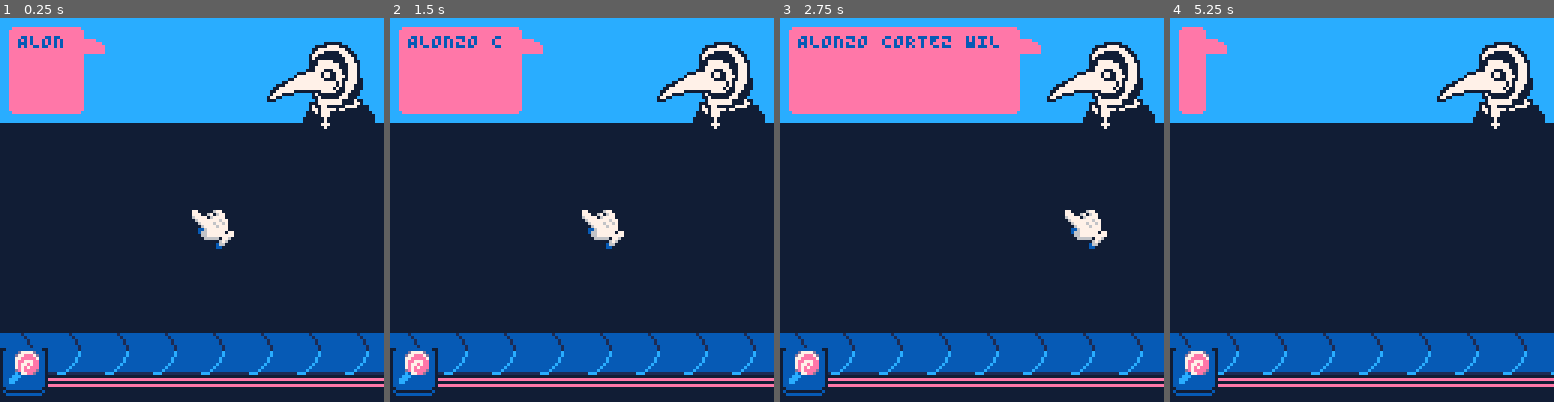
Above: before the commit, frames 1-4 (left to right).
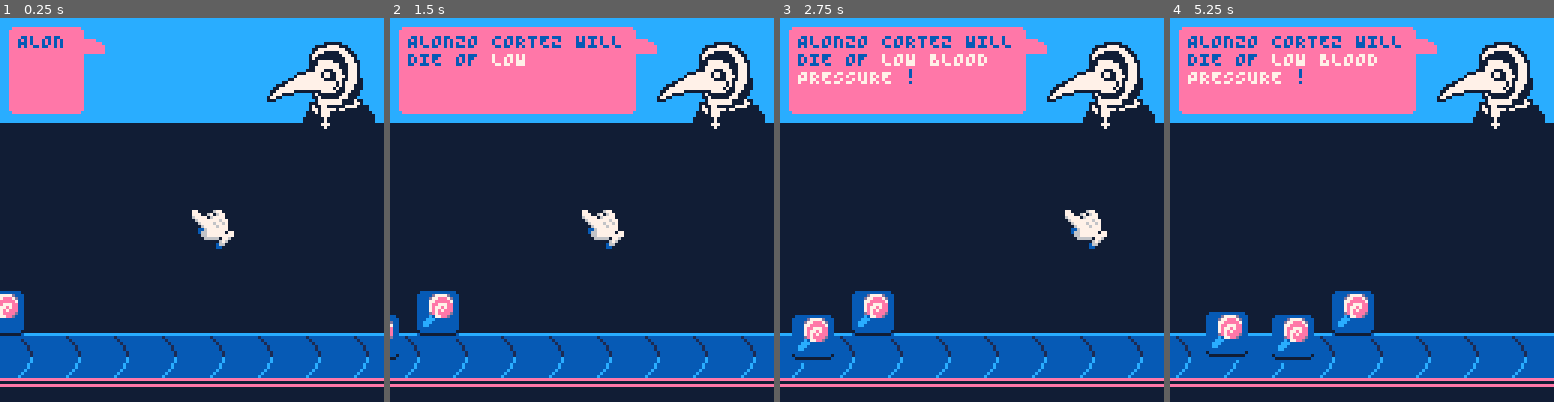
Above: after the commit, the same moments.

Repository: Yolwoocle/minijam_112
Game: PICO-8 cartridge minijam112.p8
The game is run twice, just before and just after one commit, with the same random seed, the same clock (stepped at 60 frames per second) and the same inputs.
Inputs:
- Up to frame 1 (0.25 s): no input
- Up to frame 2 (1.5 s): tap X (X key) at 0.33, 1.07 s
- Up to frame 3 (2.75 s): hold Right 1.6-2.1 s; tap X (X key) at 1.85 s; hold Right from 2.47 s (still down)
- Up to frame 4 (5.25 s): tap X (X key) at 2.97, 4.08, 5.2 s; release Right at 3.03 s; hold Left 3.08-3.58 s; hold Right 4.02-4.68 s; hold Left from 5.08 s (still down)

The runs differ from the first frame. In frame 1, 4.8% of the frame differs, in the area x 0-100%, y 71-99%; in frame 2, 13%; in frame 3, 7.2%; in frame 4, 19%, in the area x 0-100%, y 2-99%.

Commit message:
conver belt thing

Diff:
--- a/minijam112.p8
+++ b/minijam112.p8
@@ -34,9 +34,20 @@
 
 	g_ingredients={
 		{
-			i=ingredients.candy,
-			x=0,
-			y=110,
+			obj=ingredients.candy,
+			dobj=create_dobj(-30,rnd(10)+90)
+		},
+		{
+			obj=ingredients.candy,
+			dobj=create_dobj(-10,rnd(10)+90)
+		},
+		{
+			obj=ingredients.candy,
+			dobj=create_dobj(-52,rnd(10)+90)
+		},
+		{
+			obj=ingredients.candy,
+			dobj=create_dobj(-80,rnd(10)+90)
 		}
 	}
 end
@@ -44,7 +55,6 @@
 function _update60()
 	t+=1
 
-	if(btnp(❎))new_dialogue("ALONZO CORTEZ WILLDIE OF ","LOW BLOOD  PRESSURE")
 
 	if btnp(⬅️) then
 		c.sel_index-=1
@@ -57,6 +67,10 @@
 		sfx(61)
 	end
 
+	for ingredient in all(g_ingredients) do
+		local speed=0.2
+		ingredient.dobj.wx+=speed
+	end
 
 	parse_dialogue()
 	update_anim()
@@ -113,7 +127,7 @@
 	local _y=105
 	for i=0,10 do
 		local _x=-20+(i*16)+(t*0.2)%16
-		sspr(0,66,16,16,_x,_y)
+		sspr(0,64,16,16,_x,_y)
 	end
 	line(-5,_y+15,130,_y+15,3)
 	line(-5,_y+17,130,_y+17,3)
@@ -125,8 +139,8 @@
 end
 
 function draw_ingredients()
-	for i in all(g_ingredients) do
-		spr(i.i.spr, i.x, i.y, 2, 2)
+	for ingredient in all(g_ingredients) do
+		spr(ingredient.obj.spr, dx(ingredient.dobj), dy(ingredient.dobj), 2, 2)
 	end
 end
 
@@ -369,22 +383,22 @@
 00025555555510000000551555555000000000000000000000000000000000000000000000000000000000000000000000000000000000000000000000000000
 02255555551100000000551550155000000000000000000000000000000000000000000000000000000000000000000000000000000000000000000000000000
 21111111110000000000000000000000000000000000000000000000000000000000000000000000000000000000000000000000000000000000000000000000
-00555555555555000055555555555500005555555555550000555555555555000000000000000000000000000000000000000000000000000000000000000000
-055555555555555005552442555555500555555555555550055555d4444d55500000000000000000000000000000000000000000000000000000000000000000
-0555555fff5555500524455455425550055555555555555005555d443334d5500000000000000000000000000000000000000000000000000000000000000000
-05555fffffff55500544555544255550055554dd4455555005555443333345500000000000000000000000000000000000000000000000000000000000000000
-0554fffffffff55005445555555555500555444dd445555005555433444335500000000000000000000000000000000000000000000000000000000000000000
-055a44ffffff9550054455524442555005554444d445555005555434434335500000000000000000000000000000000000000000000000000000000000000000
-055aaa44ff999550054445244444255005554444d445555005555434343335500000000000000000000000000000000000000000000000000000000000000000
-055aaaa49999955005544244433445500555d444d445555005555d343333d5500000000000000000000000000000000000000000000000000000000000000000
-055aaaa49999555005554241333315500555d444d445555005555254433d55500000000000000000000000000000000000000000000000000000000000000000
-0555aaa499955550055555113333155005555d4444d5555005552225555555500000000000000000000000000000000000000000000000000000000000000000
-055555a4955555500555552443342550055555d44d55555005522255555555500000000000000000000000000000000000000000000000000000000000000000
-05555555555555500555555244425550055555555555555005522555555555500000000000000000000000000000000000000000000000000000000000000000
-05555555555555500555555555555550055555555555555005555555555555500000000000000000000000000000000000000000000000000000000000000000
-00555555555555000055555555555500005555555555550000555555555555000000000000000000000000000000000000000000000000000000000000000000
-05000000000000500500000000000050050000000000005005000000000000500000000000000000000000000000000000000000000000000000000000000000
-00555555555555000055555555555500005555555555550000555555555555000000000000000000000000000000000000000000000000000000000000000000
+00555555555555ff00555555555555000055555555555500ff555555555555ff0000000000000000000000000000000000000000000000000000000000000000
+055555555555555f05552442555555500555555555555550f55555d4444d555f0000000000000000000000000000000000000000000000000000000000000000
+0555555fff55555f05244554554255500555555555555550f5555d443334d55f0000000000000000000000000000000000000000000000000000000000000000
+05555fffffff555f0544555544255550055554dd44555550f55554433333455f0000000000000000000000000000000000000000000000000000000000000000
+0554fffffffff55f05445555555555500555444dd4455550f55554334443355f0000000000000000000000000000000000000000000000000000000000000000
+055a44ffffff955f054455524442555005554444d4455550f55554344343355f0000000000000000000000000000000000000000000000000000000000000000
+055aaa44ff99955f054445244444255005554444d4455550f55554343433355f0000000000000000000000000000000000000000000000000000000000000000
+055aaaa49999955f05544244433445500555d444d4455550f5555d343333d55f0000000000000000000000000000000000000000000000000000000000000000
+055aaaa49999555f05554241333315500555d444d4455550f5555254433d555f0000000000000000000000000000000000000000000000000000000000000000
+0555aaa49995555f055555113333155005555d4444d55550f55522255555555f0000000000000000000000000000000000000000000000000000000000000000
+055555a49555555f0555552443342550055555d44d555550f55222555555555f0000000000000000000000000000000000000000000000000000000000000000
+055555555555555f05555552444255500555555555555550f55225555555555f0000000000000000000000000000000000000000000000000000000000000000
+055555555555555f05555555555555500555555555555550f55555555555555f0000000000000000000000000000000000000000000000000000000000000000
+00555555555555ff00555555555555000055555555555500f05555555555550f0000000000000000000000000000000000000000000000000000000000000000
+050000000000005f05000000000000500500000000000050f50000000000005f0000000000000000000000000000000000000000000000000000000000000000
+00555555555555ff00555555555555000055555555555500ff555555555555ff0000000000000000000000000000000000000000000000000000000000000000
 22222222222222220000000000000000000000000000000000000000000000000000000000000000000000000000000000000000000000000000000000000000
 55555551555555550000000000000000000000000000000000000000000000000000000000000000000000000000000000000000000000000000000000000000
 55555555155555550000000000000000000000000000000000000000000000000000000000000000000000000000000000000000000000000000000000000000
--- a/minijam112_backup.p8
+++ b/minijam112_backup.p8
@@ -9,7 +9,7 @@
 debug="debug"
 debugmode=false
 
-sound_on=false
+sound_on=true
 
 function _init()
 	t=0
Not shown, changed: the sound effects (__sfx__) section of minijam112_backup.p8
